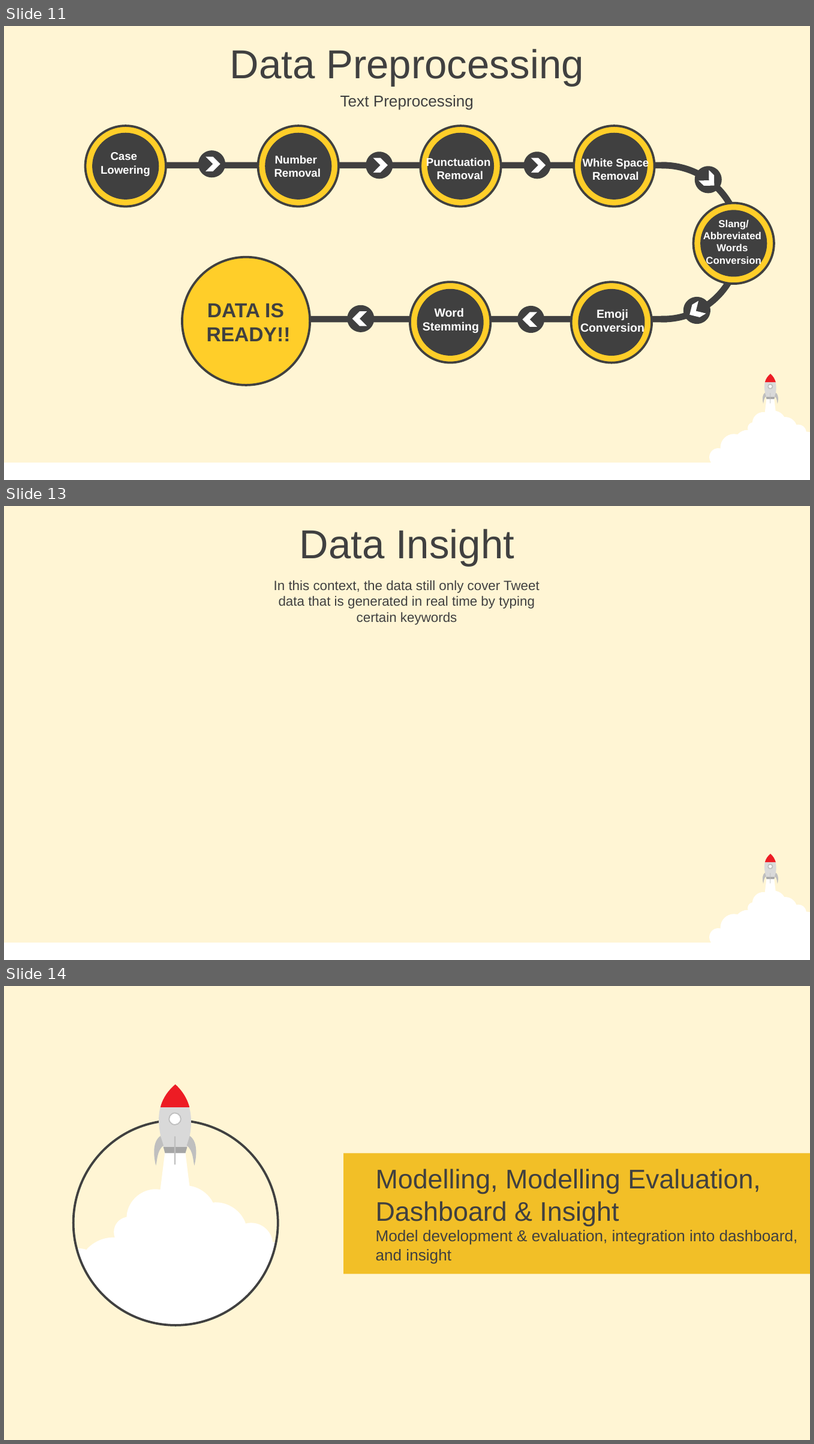
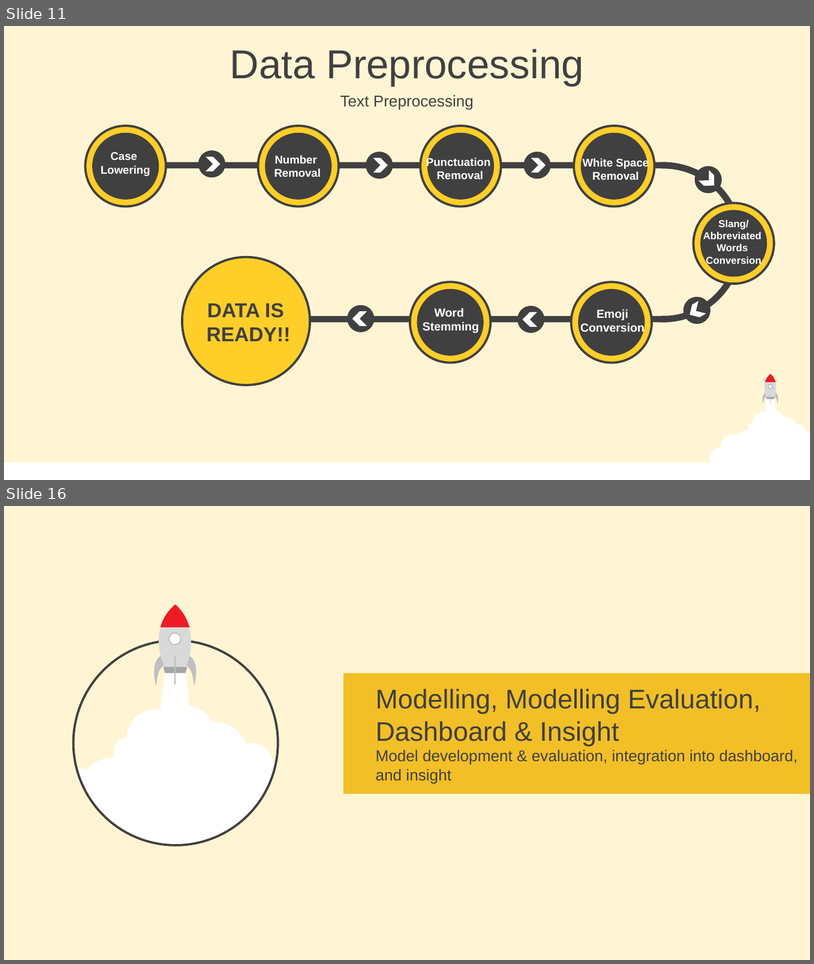
Before and after one commit to Damianus04/data-science-purwadhika-final-project, a slide deck: 0-Final-Project-Presentation.pptx. Shown one above the other, each under a label of ours: slides 11, 13 and 14 before the commit, slides 11 and 16 after it; the slides between them are not shown. The pictures are 814x1444 and 814x964 pixels, drawn with LibreOffice and Linux fonts; fonts in the diff are those of the drawing. Boxes give left, top, right and bottom in pixels: in the first picture for what was removed or moved away, otherwise in the second. Text is boxed around its words. In the diff, an @@ line names an element or a change of style, - is before the commit and + after.

```diff
--- a/0-Final-Project-Presentation.pptx
+++ b/0-Final-Project-Presentation.pptx
@@ slide 13 removed at <box>4,506,810,960</box>, background #FFF5D4; not listed: 9 template elements that a slide beside it also shows @@
@@ text removed at <box>300,529,515,566</box> @@
-Data Insight
@@ text removed at <box>274,580,540,625</box> @@
-In this context, the data still only cover Tweet data that is generated in real time by typing certain keywords
@@ what was slide 14 is now slide 16 @@
```
Also in this commit, not shown: 4 slides changed, 14 slides added, 40 other slides removed, 12 other files.
